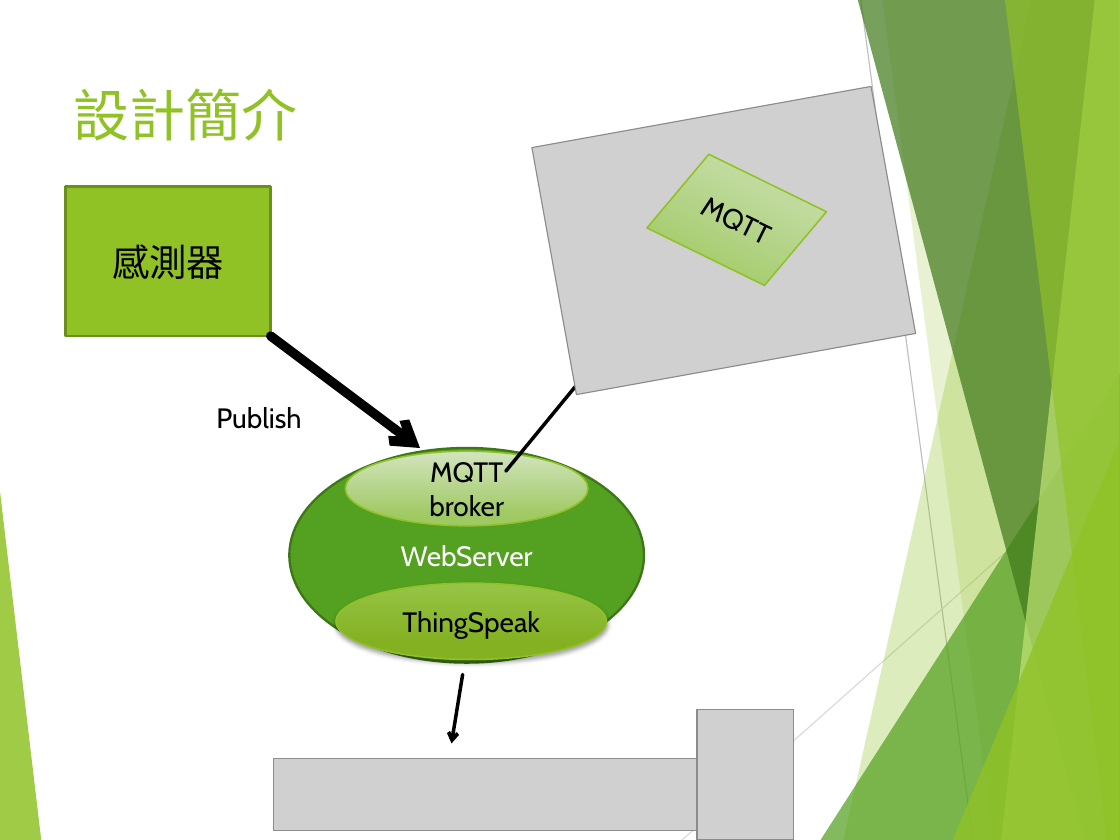
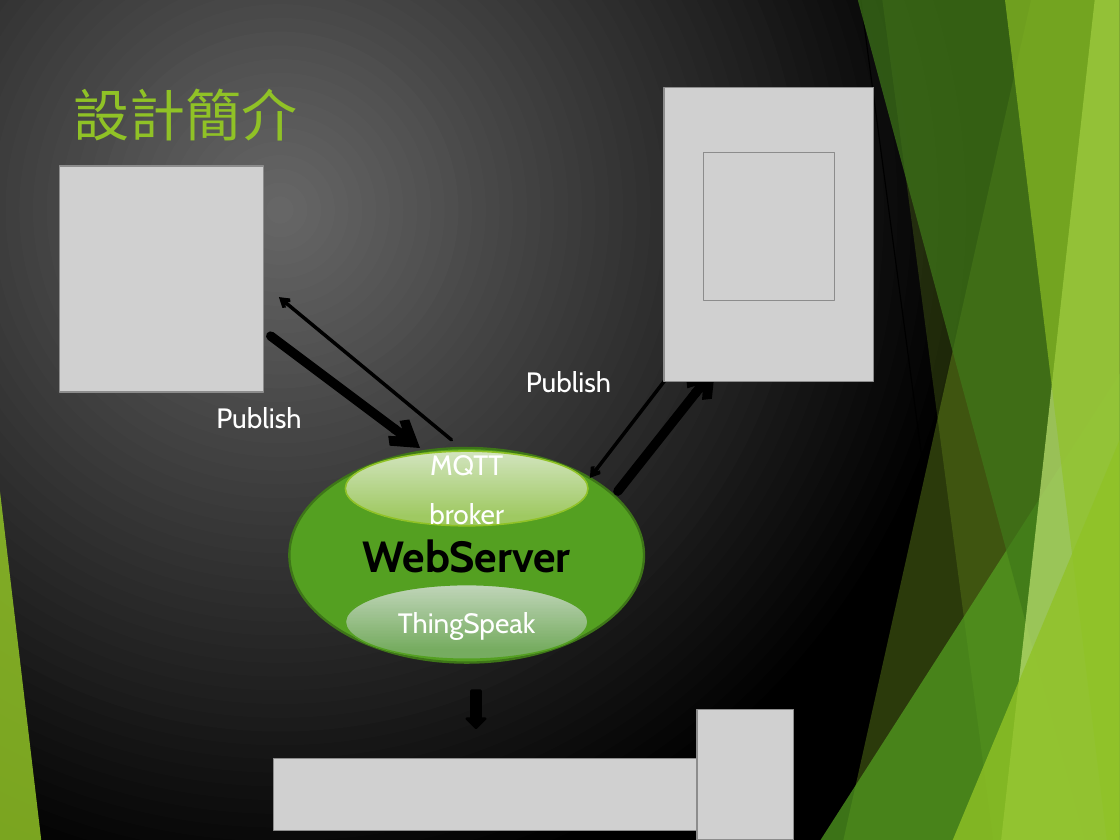
Before and after one commit to pupipaoo/Project-Gas-Emergency-switch, a slide deck: slide 4 of PPT/GasEmergenceSwitch.pptx. Drawn at 1120x840 pixels with LibreOffice and Linux fonts; fonts in the diff are those of the drawing; grey boxes stand for pictures. Boxes give left, top, right and bottom in pixels: in the first picture for what was removed or moved away, otherwise in the second. Text is boxed around its words. In the diff, an @@ line names an element or a change of style, - is before the commit and + after.

Commit message:
111.11.30 GES

```diff
--- a/PPT/GasEmergenceSwitch.pptx
+++ b/PPT/GasEmergenceSwitch.pptx
@@ background #FFFFFF to gradient #676767 to #000000 @@
@@ line (861, 0) - (973, 840): stroke #BFBFBF 0.75 pt to #000000 0.75 pt @@
@@ picture at [664,87,875,382]: rotation 349 to 0 degrees @@
@@ parallelogram removed at [647,144,827,296] @@
-MQTT
@@ picture added at [59,166,263,392] @@
@@ picture added at [703,152,833,301] @@
@@ rectangle removed at [65,187,270,336] @@
-感測器
@@ arrow moved from (506, 472) - (607, 348) to (451, 440) - (279, 297) @@
@@ arrow added from (683, 356) to (590, 478), #000000 2.25 pt @@
@@ text added at [526,371,611,393], 18 pt, text #FFFFFF @@
+Publish
@@ arrow added from (618, 492) to (715, 368), #000000 6 pt @@
@@ text "Publish" at [216,407,301,429]: text colour #000000 to #FFFFFF @@
@@ ellipse "WebServer" at [289,448,644,663]: size 18 to 28 pt, text colour #FFFFFF to #000000, bold on @@
@@ ellipse "MQTT" at [345,451,588,526]: text colour #000000 to #FFFFFF; more space between paragraphs @@
@@ line (1120, 451) - (682, 840): stroke #D9D9D9 0.75 pt to #000000 0.75 pt @@
@@ ellipse "ThingSpeak": place and size @@
-ellipse "ThingSpeak" at [336,584,607,660]
+ellipse "ThingSpeak" at [345,585,588,660]
@@ ellipse "ThingSpeak" at [345,585,588,660]: text colour #000000 to #FFFFFF; text to ellipse; fill gradient #97C547 to #84B223 to gradient #C0D6B9 to #76AD61; outline #90C226 1 pt to #54A021 1 pt; shadow off @@
@@ arrow removed from (463, 674) to (451, 744) @@
@@ down arrow added at [467,691,486,728], fill #000000, outline #000000 1.5 pt @@
```
Also in this commit, not shown: 5 other slides changed, 1 slide added.
